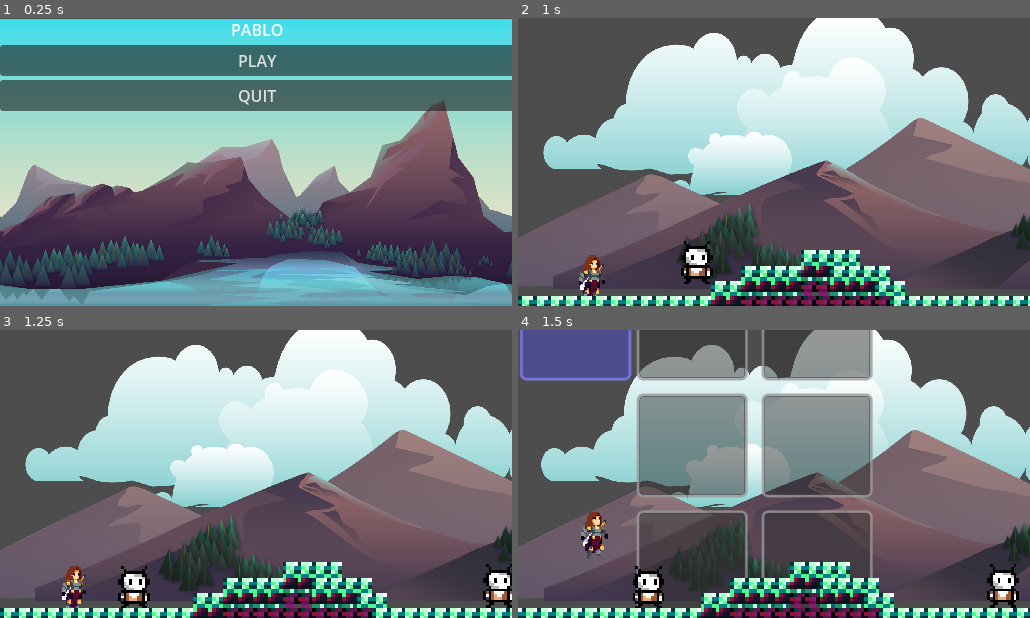
Above: before the commit, frames 1-4 (two rows, left to right).
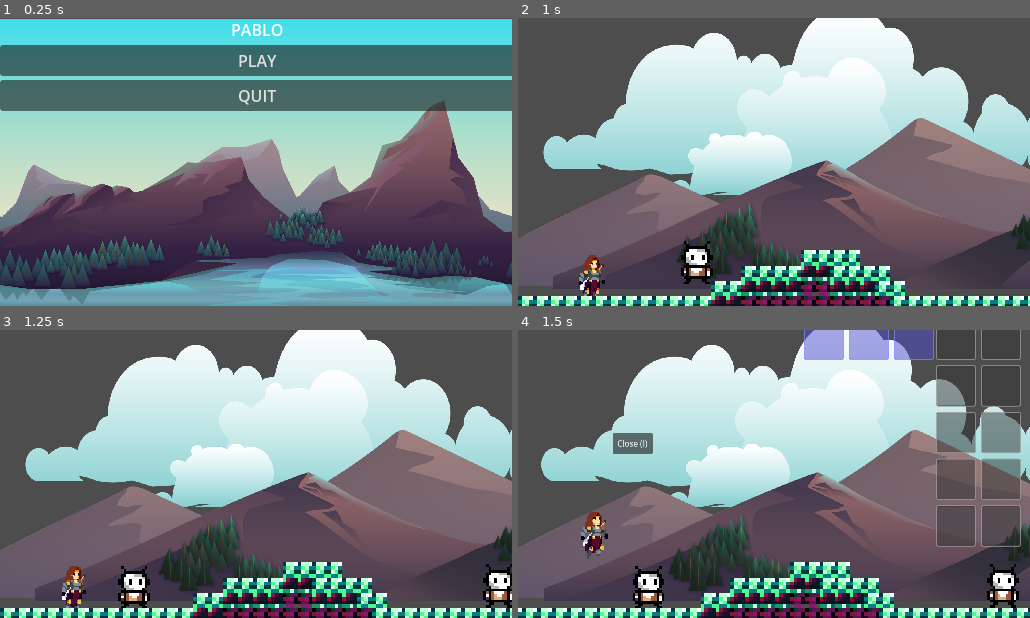
Above: after the commit, the same moments.

Repository: BaoQui/Pablo-s-Adventure
Game: Godot game, scene res://main_menu.tscn
The game is run twice, just before and just after one commit, with the same random seed, the same clock (stepped at 60 frames per second) and the same inputs.
Inputs (mouse positions are in pixels of both pictures, inside the frame that each line leads up to):
- Up to frame 1 (0.25 s): no input
- Up to frame 2 (1 s): click "PLAY" at 0.5 s
- Up to frame 3 (1.25 s): no input
- Up to frame 4 (1.5 s): tap Enter (ui_accept) at 1.25 s; move the mouse to (886, 459) at 1.27 s; hold Right (ui_right) from 1.28 s (still down); tap I at 1.35 s; click (886, 459) at 1.42 s

Frames 1-3 are identical in both runs. In frame 4, 34% of the frame differs, in the area x 0-99%, y 0-96%.

Commit message:
Update Level.tscn

Diff:
--- a/Level.tscn
+++ b/Level.tscn
@@ -651,7 +651,11 @@
 limit_bottom = 0
 
 [node name="InventoryUI" parent="Player" instance=ExtResource("38_ndm73")]
-scale = Vector2(1.04517, 0.915438)
+offset_left = 248.411
+offset_top = -81.3909
+offset_right = 248.411
+offset_bottom = -81.3909
+scale = Vector2(0.37655, 0.365574)
 
 [node name="CardInventory" type="Node" parent="Player"]
 script = ExtResource("39_g4vxw")
